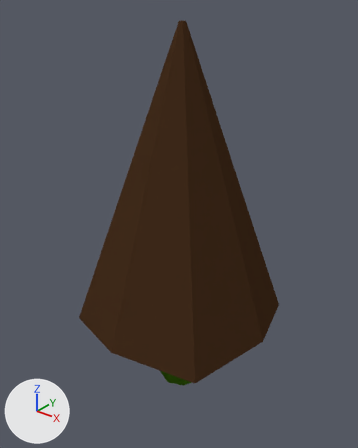
One commit to the Blender file Beabest/Assets/scenes/tree1_LOD2.blend: the scene before it, then after it.
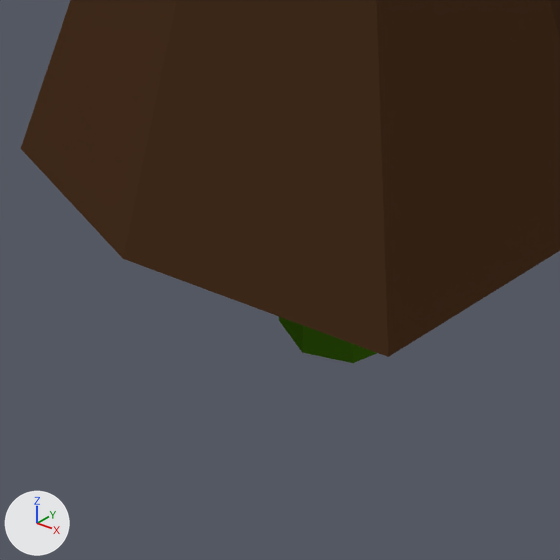
Each version is shown whole from a 50 mm lens placed at (4.33, -5.45, 4.56), pointed at (-0.14, 0.14, 1.09), then close up on the part from 20% to 70% of the width and 61% to 100% of the height. The axes (+X, +Y, +Z) are drawn at lower left. The lights are the same throughout.
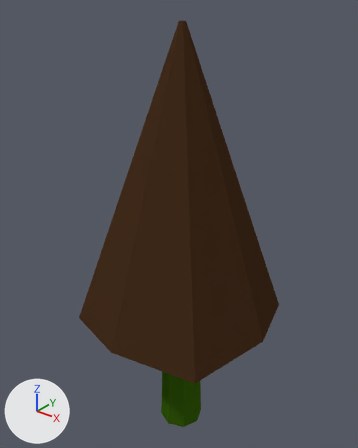
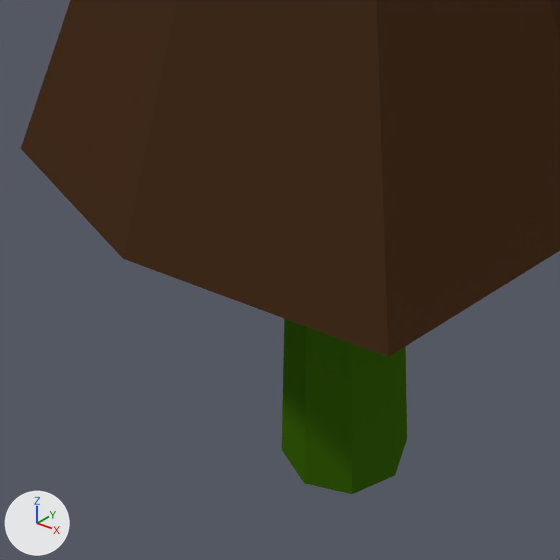
Edits to the scene script, one JSON object a line:
```json
{"block": "me_cylinder", "where": "me_cylinder.from_pydata(...)  # 40 vertices, 33 faces; spans x -1.6..1.6, y -1.62..1.58, z -1.79..4.12"}
{"block": "me_cylinder", "where": "# used by ob_cylinder; location = (0.0, 0.0, 0.0)"}
{"block": "me_cylinder", "where": "# before: 16 (0.0, 0.42, -1.79), 18 (0.27, 0.3, -1.79), 20 (0.38, 0.03, -1.79), 22 (0.27, -0.24, -1.79) at pixel (352, 363), 24 (0.0, -0.35, -1.79) at pixel (302, 352)"}
{"block": "me_cylinder", "where": "# before: 26 (-0.27, -0.24, -1.79) at pixel (278, 320), 28 (-0.39, 0.03, -1.79), 30 (-0.27, 0.3, -1.79)"}
{"block": "me_cylinder", "change": "me_cylinder part 1"}
{"op": "add", "block": "me_cylinder", "code": "for i in [16, 18, 20, 22, 24, 26, 28, 30]: me_cylinder.vertices[i].co += Vector((0.0, 0.0, -1.01))"}
```

Where the change shows, as pixel boxes (x1, y1, x2, y2) in the close-ups (560 x 560 px; the box of a moved part takes in the faces that stretch with it):
```json
{"object": "Cylinder", "change": "reshaped", "before": [21, 0, 560, 363], "after": [21, 0, 560, 494]}
{"part": 1, "of": "me_cylinder", "change": "moved or reshaped", "before": [279, 317, 377, 363], "after": [281, 319, 407, 494]}
```
